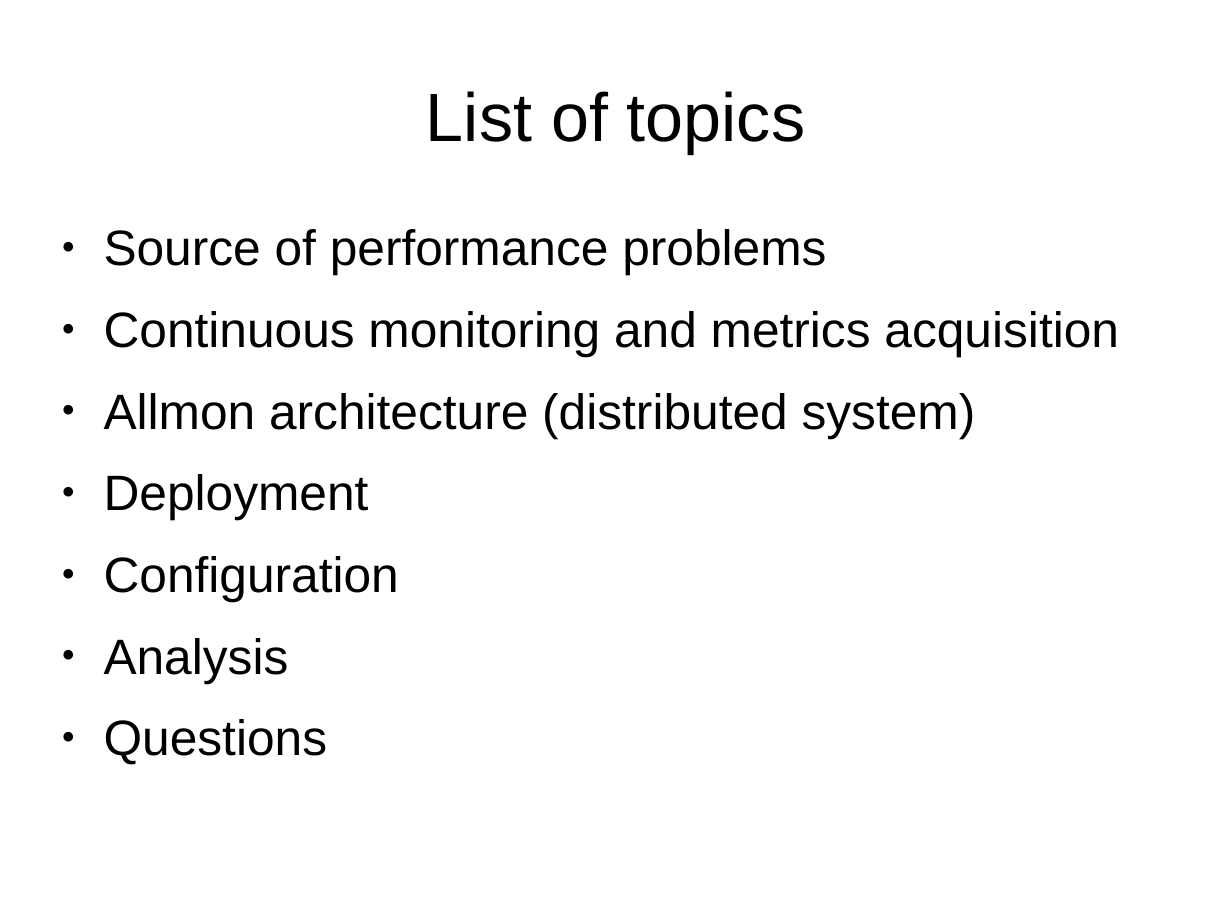
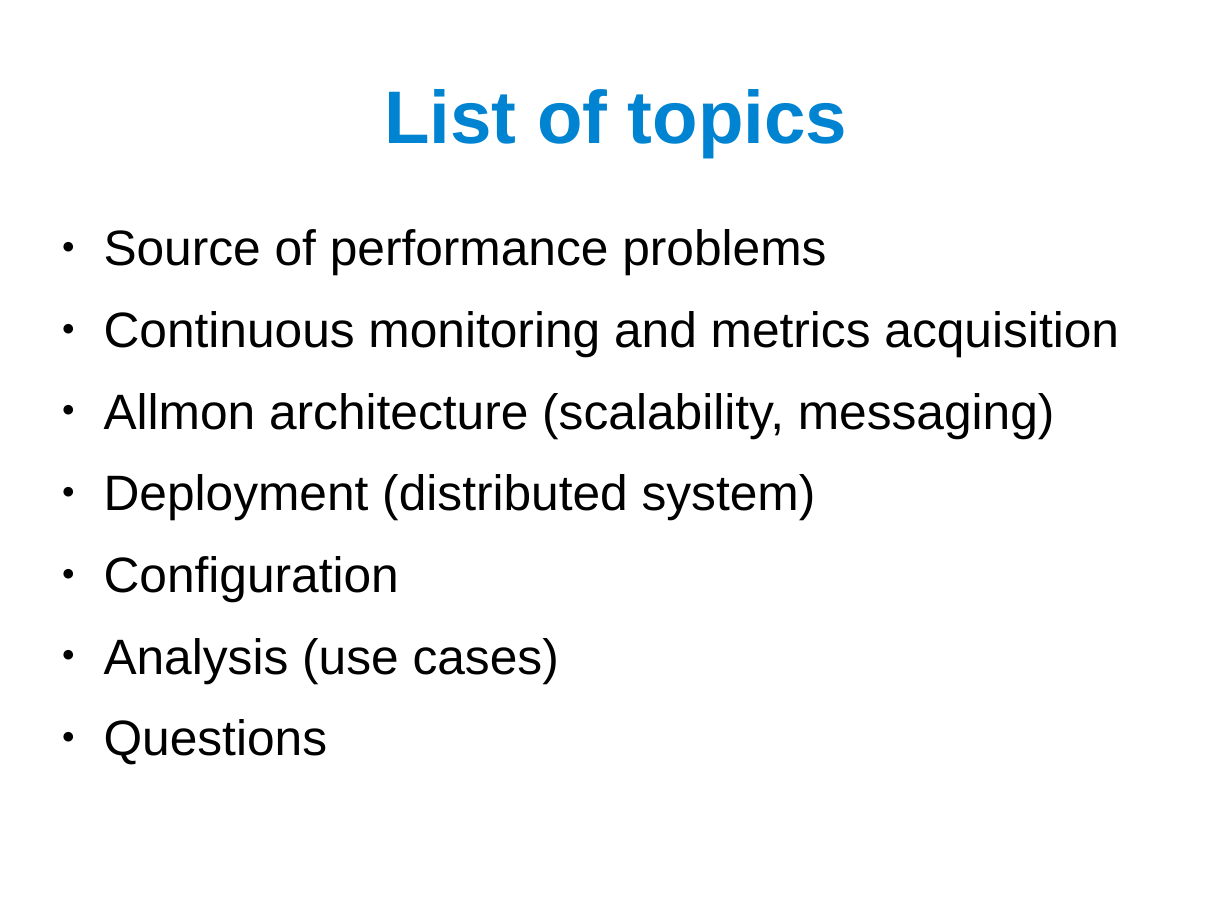
Before and after one commit to potatofantasy/allmon, a slide deck: slide 2 of wiki/allmon-introduction-v0.1.0.odp. Drawn at 1232x924 pixels with LibreOffice and Linux fonts; fonts in the diff are those of the drawing. Boxes give left, top, right and bottom in pixels: in the first picture for what was removed or moved away, otherwise in the second. Text is boxed around its words. In the diff, an @@ line names an element or a change of style, - is before the commit and + after.

Commit message:
Changes to short introduction to allmon

```diff
--- a/wiki/allmon-introduction-v0.1.0.odp
+++ b/wiki/allmon-introduction-v0.1.0.odp
@@ title "List of topics" at [384, 89, 847, 157]: size 44 to 48 pt, text colour #000000 to #0084D1, bold on @@
@@ text at [104, 393, 1055, 520]: text changed @@
-● Allmon architecture (distributed system)
-● Deployment
+● Allmon architecture (scalability, messaging)
+● Deployment (distributed system)
@@ text at [104, 638, 559, 683]: text changed @@
-● Analysis
+● Analysis (use cases)
```
Also in this commit, not shown: 10 other slides changed, 2 other files.
